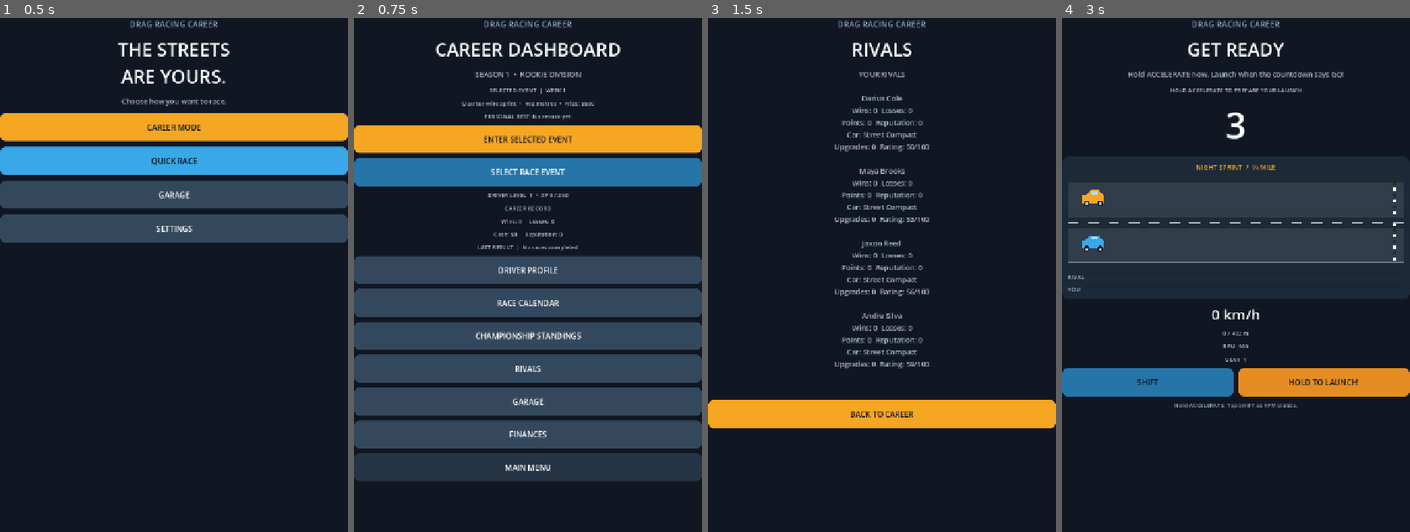
Above: before the commit, frames 1-4 (left to right).
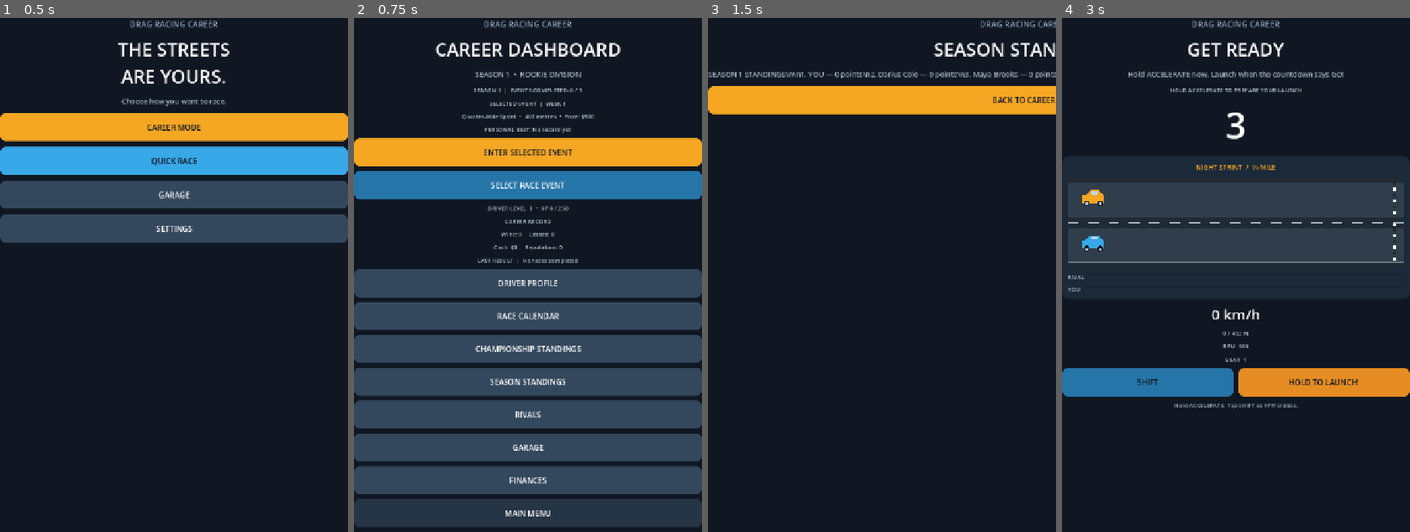
Above: after the commit, the same moments.

Repository: gleeshyyy/-Drag-Racing-Career
Game: Godot game, scene res://main.tscn
Two runs of this game, one before a commit and one after it. Both use one fixed random seed, a clock stepped at 60 frames per second and the inputs below.
Inputs (mouse positions are in pixels of both pictures, inside the frame that each line leads up to):
- Up to frame 1 (0.5 s): no input
- Up to frame 2 (0.75 s): click "CAREER MODE" at 0.5 s
- Up to frame 3 (1.5 s): click (882, 382) at 1.25 s, where only the run after the commit has a clickable "SEASON STANDINGS"
- Up to frame 4 (3 s): click "BACK TO CAREER" at 2 s; click "ENTER SELECTED EVENT" at 2.75 s

Frame 1 is identical in both runs. In frame 2, 34% of the frame differs, in the area x 0-100%, y 13-100%; in frame 3, 15%; in frame 4, nothing differs.

Commit message:
Add championship season progression

Diff:
--- a/main.gd
+++ b/main.gd
@@ -67,6 +67,10 @@
 var career_cash := 0
 var career_reputation := 0
 var career_xp := 0
+var season_number := 1
+var season_points: Dictionary = {}
+var season_events_completed: Array = []
+var last_season_message := ""
 var last_xp_earned := 0
 var last_level_up := false
 var last_result := "No races completed"
@@ -276,6 +280,7 @@
 	status_label.text = "SEASON 1  •  ROOKIE DIVISION"
 	_clear_section()
 	var event: Dictionary = _get_selected_event()
+	_add_section_label("SEASON %d  |  EVENTS COMPLETED: %d / %d" % [season_number, season_events_completed.size(), _event_catalog().size()])
 	_add_section_label("SELECTED EVENT  |  WEEK 1")
 	_add_section_label("%s  •  %d metres  •  Prize: $%s" % [race_event_name, int(event["distance"]), str(event["reward"])])
 	var best_time := float(personal_bests.get(selected_event_id, 0.0))
@@ -310,6 +315,10 @@
 	standings_button.add_theme_color_override("font_color", Color.WHITE)
 	standings_button.pressed.connect(_show_standings)
 	section_panel.add_child(standings_button)
+	var season_button := _make_button("SEASON STANDINGS", Color("#34485d"))
+	season_button.add_theme_color_override("font_color", Color.WHITE)
+	season_button.pressed.connect(_show_season_standings)
+	section_panel.add_child(season_button)
 	var rivals_button := _make_button("RIVALS", Color("#34485d"))
 	rivals_button.add_theme_color_override("font_color", Color.WHITE)
 	rivals_button.pressed.connect(_show_rivals)
@@ -617,6 +626,45 @@
 	var quick_best := float(personal_bests.get("quick_402", 0.0))
 	body += "Quick Race  |  %s" % ("%.2f sec" % quick_best if quick_best > 0.0 else "No record")
 	_show_subpage("DRIVER PROFILE", body, "BACK TO CAREER")
+
+func _update_season_progress(player_won: bool) -> void:
+	last_season_message = ""
+	if season_events_completed.has(selected_event_id):
+		last_season_message = "SEASON EVENT ALREADY COMPLETED — NO EXTRA POINTS"
+		return
+	season_events_completed.append(selected_event_id)
+	var player_points := 10 if player_won else 3
+	season_points["YOU"] = int(season_points.get("YOU", 0)) + player_points
+	for name in rival_names:
+		var rival_score := 10 if randf() < 0.55 else 3
+		season_points[name] = int(season_points.get(name, 0)) + rival_score
+	last_season_message = "SEASON POINTS  |  +%d" % player_points
+	if season_events_completed.size() >= _event_catalog().size():
+		var rows: Array = []
+		for driver in ["YOU"] + rival_names:
+			rows.append({"name": driver, "points": int(season_points.get(driver, 0))})
+		rows.sort_custom(func(a: Dictionary, b: Dictionary) -> bool: return int(a["points"]) > int(b["points"]))
+		var champion := str(rows[0]["name"])
+		if champion == "YOU":
+			career_cash += 2500
+			career_reputation += 25
+			last_season_message = "SEASON %d CHAMPION! BONUS: $2,500 + 25 REP" % season_number
+		else:
+			last_season_message = "SEASON %d CHAMPION: %s" % [season_number, champion]
+		season_number += 1
+		season_points = {}
+		season_events_completed = []
+
+func _show_season_standings() -> void:
+	var rows: Array = [{"name": "YOU", "points": int(season_points.get("YOU", 0))}]
+	for name in rival_names:
+		rows.append({"name": name, "points": int(season_points.get(name, 0))})
+	rows.sort_custom(func(a: Dictionary, b: Dictionary) -> bool: return int(a["points"]) > int(b["points"]))
+	var body := "SEASON %d STANDINGS\\n\\n" % season_number
+	for index in range(rows.size()):
+		body += "%d. %s — %d points\\n" % [index + 1, str(rows[index]["name"]), int(rows[index]["points"])]
+	body += "\\nEvents completed: %d / %d" % [season_events_completed.size(), _event_catalog().size()]
+	_show_subpage("SEASON STANDINGS", body, "BACK TO CAREER")
 
 func _show_standings() -> void:
 	var rows: Array = [{"name": "YOU", "points": career_wins * 10}]
@@ -859,6 +907,7 @@
 		career_xp += last_xp_earned
 		last_level_up = _driver_level() > old_level
 		_update_rival_career_results(won)
+		_update_season_progress(won)
 		if won:
 			career_wins += 1
 			career_cash += race_reward
@@ -886,6 +935,8 @@
 	_add_section_label("DISTANCE  |  %d metres" % int(race_distance))
 	_add_section_label("PRIZE MONEY  |  $%s" % str(race_reward if was_career_race and won else 0))
 	if was_career_race:
+		if last_season_message != "":
+			_add_section_label(last_season_message)
 		_add_section_label("DRIVER XP  |  +%d" % last_xp_earned)
 		_add_section_label("DRIVER LEVEL  |  %d" % _driver_level())
 		if last_level_up:
@@ -971,6 +1022,9 @@
 	career_cash = int(save.get_value("career", "cash", 0))
 	career_reputation = int(save.get_value("career", "reputation", 0))
 	career_xp = int(save.get_value("career", "xp", 0))
+	season_number = int(save.get_value("career", "season_number", 1))
+	season_points = save.get_value("career", "season_points", {})
+	season_events_completed = save.get_value("career", "season_events_completed", [])
 	rival_records = save.get_value("career", "rival_records", {})
 	personal_bests = save.get_value("career", "personal_bests", {})
 	selected_event_id = str(save.get_value("career", "selected_event_id", "quarter_mile"))
@@ -999,6 +1053,9 @@
 	save.set_value("career", "cash", career_cash)
 	save.set_value("career", "reputation", career_reputation)
 	save.set_value("career", "xp", career_xp)
+	save.set_value("career", "season_number", season_number)
+	save.set_value("career", "season_points", season_points)
+	save.set_value("career", "season_events_completed", season_events_completed)
 	save.set_value("career", "rival_records", rival_records)
 	save.set_value("career", "personal_bests", personal_bests)
 	save.set_value("career", "selected_event_id", selected_event_id)
